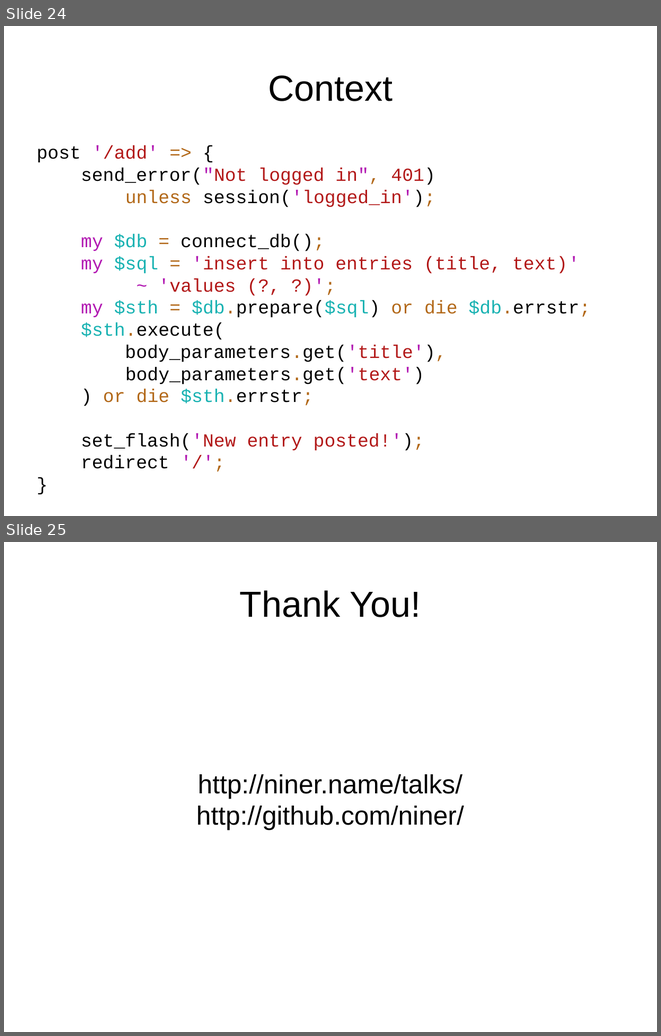
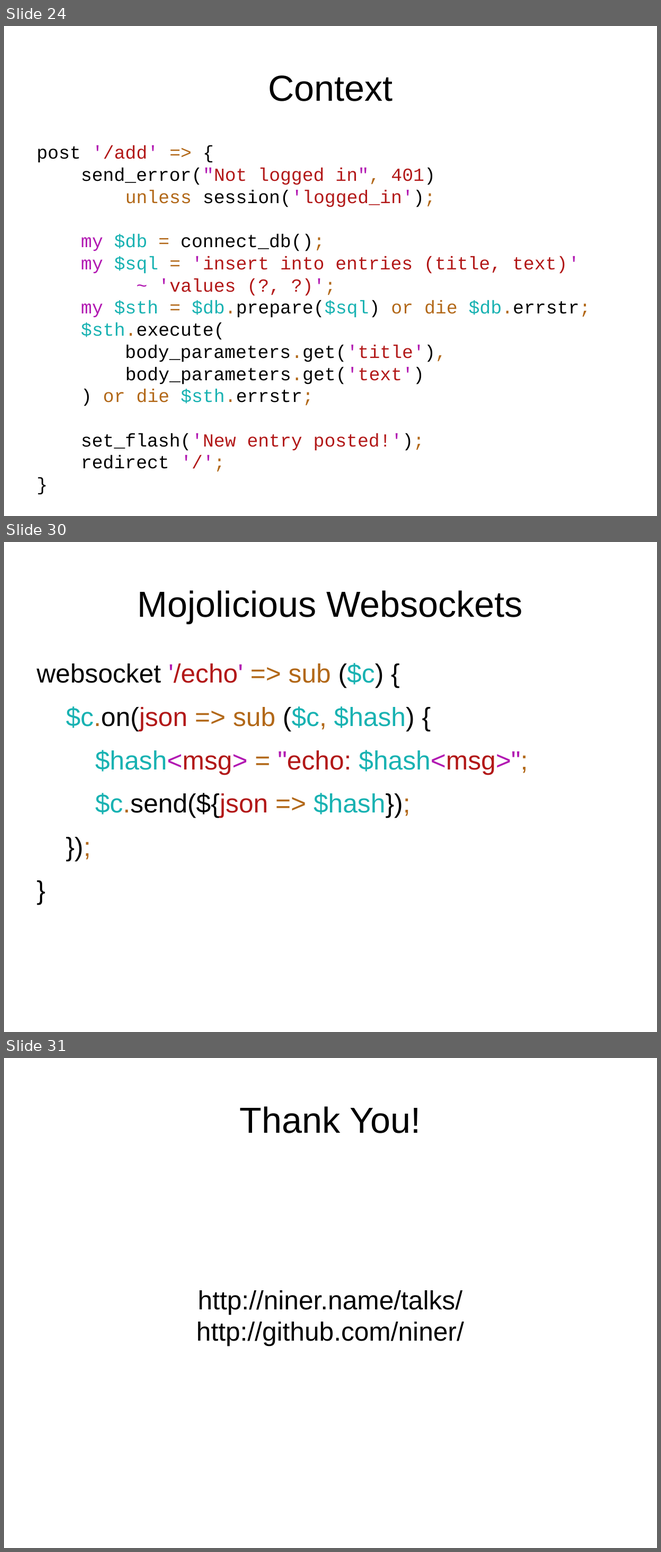
Before and after one commit to niner/talks, a slide deck: Web development and Perl 6/Web development and Perl 6.odp. Shown one above the other, each under a label of ours: slides 24 and 25 before the commit, slides 24, 30 and 31 after it; the slides between them are not shown. The pictures are 661x1036 and 661x1552 pixels, drawn with LibreOffice and Linux fonts; fonts in the diff are those of the drawing. Boxes give left, top, right and bottom in pixels: in the first picture for what was removed or moved away, otherwise in the second. Text is boxed around its words. In the diff, an @@ line names an element or a change of style, - is before the commit and + after.

Commit message:
Mojolicious part of Web dev

```diff
--- a/Web development and Perl 6/Web development and Perl 6.odp
+++ b/Web development and Perl 6/Web development and Perl 6.odp
@@ slide 30 added at [4, 542, 657, 1032], background #FFFFFF @@
@@ title added at [138, 590, 523, 623], 44 pt, text #000000 @@
+Mojolicious Websockets
@@ text added at [37, 663, 528, 818], 32 pt, text #000000 @@
+websocket '/echo' => sub ($c) {
+$c.on(json => sub ($c, $hash) {
+$hash<msg> = "echo: $hash<msg>";
+$c.send(${json => $hash});
+});
+}
@@ what was slide 25 is now slide 31 @@
```
Also in this commit, not shown: 2 slides changed, 5 other slides added, 4 other files.
